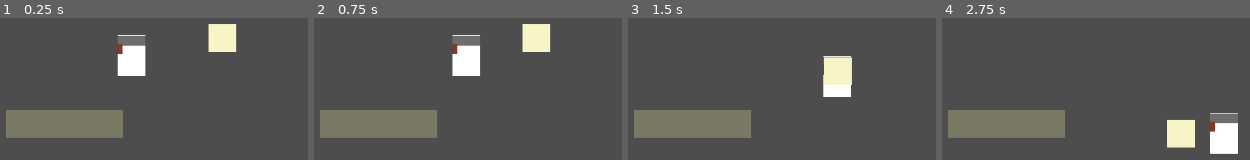
Above: before the commit, frames 1-4 (left to right).
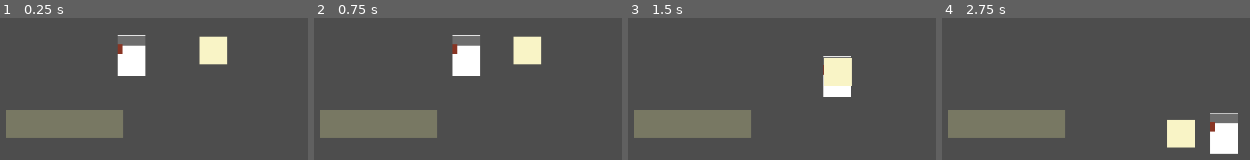
Above: after the commit, the same moments.

Repository: Cobeannn/video-game
Game: Godot game, scene res://scenes/main_game.tscn
Two runs of this game, one before a commit and one after it. Both use one fixed random seed, a clock stepped at 60 frames per second and the inputs below.
Inputs:
- Up to frame 1 (0.25 s): no input
- Up to frame 2 (0.75 s): tap Enter at 0.5 s; hold Right (ui_right) from 0.53 s (still down); tap E (ui_interact) at 0.6 s
- Up to frame 3 (1.5 s): release Right (ui_right) at 1.28 s; hold Down (ui_down) from 1.28 s (still down); tap E (ui_interact) at 1.35 s
- Up to frame 4 (2.75 s): release Down (ui_down) at 2.03 s; hold Right (ui_right) from 2.03 s (still down); tap E (ui_interact) at 2.1 s

The runs differ from the first frame. In frame 1, 2.4% of the frame differs, in the area x 64-77%, y 4-34%; in frame 2, 2.4%; in frame 3, 0.1%; in frame 4, nothing differs.

Commit message:
Working on Shelves (still)

Diff:
--- a/video-game/scenes/main_game.tscn
+++ b/video-game/scenes/main_game.tscn
@@ -64,7 +64,7 @@
 shape = SubResource("RectangleShape2D_q7yvd")
 
 [node name="Stock_box" parent="." unique_id=1921048739 node_paths=PackedStringArray("player", "shelf") instance=ExtResource("2_d2op2")]
-position = Vector2(374, 52)
+position = Vector2(361, 70)
 player = NodePath("../CharacterBody2D")
 shelf = NodePath("../Shelf")
 
--- a/video-game/scripts/shelf.gd
+++ b/video-game/scripts/shelf.gd
@@ -4,12 +4,12 @@
 @export var stock_box: Area2D
 @export var target: RemoteTransform2D
 
+var in_stock = {}
 var stock = preload("res://scenes/stock.tscn")
-
 
 # Called when the node enters the scene tree for the first time.
 func _ready() -> void:
-	pass # Replace with function body.
+	pass
 
 
 # Called every frame. 'delta' is the elapsed time since the previous frame.
@@ -17,6 +17,7 @@
 	pass
 
 func place(place_items):
-	stock_box.items -= place_items
-	for item in place_items:
+	in_stock.assign(stock_box.in_box)
+	print(in_stock)
+	for item in in_stock:
 		add_child(stock.instantiate())
--- a/video-game/scripts/stock.gd
+++ b/video-game/scripts/stock.gd
@@ -7,7 +7,6 @@
 func _ready() -> void:
 	pass
 
-
 # Called every frame. 'delta' is the elapsed time since the previous frame.
 func _process(delta: float) -> void:
 	pass
--- a/video-game/scripts/stock_box.gd
+++ b/video-game/scripts/stock_box.gd
@@ -1,7 +1,10 @@
 extends Area2D
 
-var items: int = 5
 var stock = preload("res://scenes/stock.tscn")
+var in_box = {
+	"things" : 10,
+	"dodads": 5
+}
 
 @export var player: CharacterBody2D
 @export var shelf: Area2D
@@ -9,8 +12,11 @@
 # Called every frame. 'delta' is the elapsed time since the previous frame.
 func _process(delta: float) -> void:
 	if player.can_stock and Input.is_action_just_pressed("ui_interact"):
-		shelf.place(items)
-	if items <= 0:
+		shelf.place(1)
+		in_box.clear()
+	if in_box.is_empty():
+		var tween = get_tree().create_tween()
+		tween.tween_property(self, "scale", scale/2, 0.2,)
 		print("box empty!")
 		queue_free()
 	if player.pick_up:
